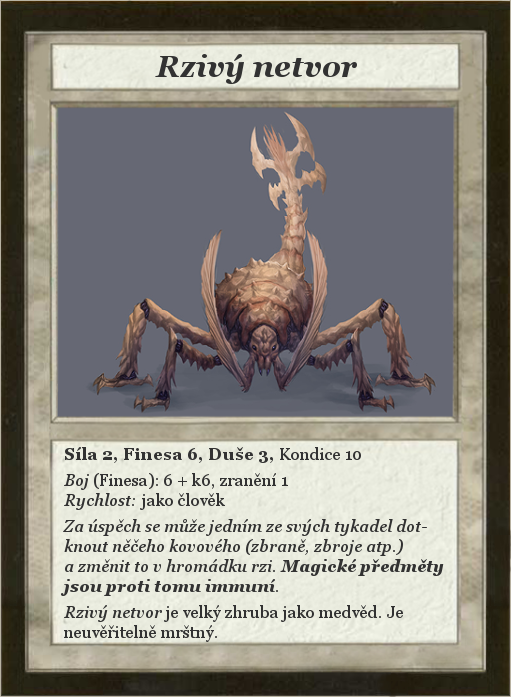
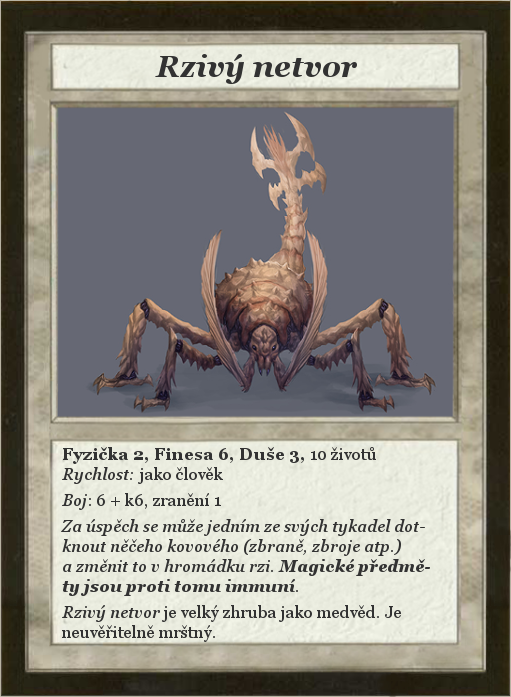
The second 511 x 697 image is a revision of the first. Changes to its layers:
renamed "Síla 2, Finesa 6, Duše 3, Kond..." to "Fyzička 2, Finesa 6, Duše 3, 1...", painted on it over left=61, top=447, right=444, bottom=642
